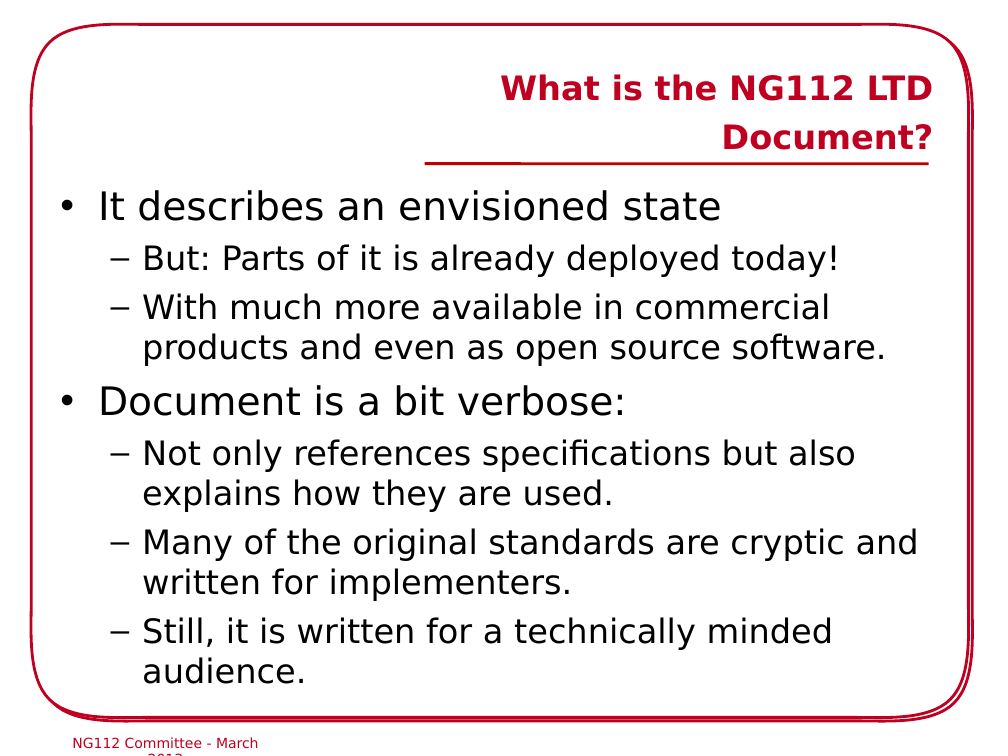
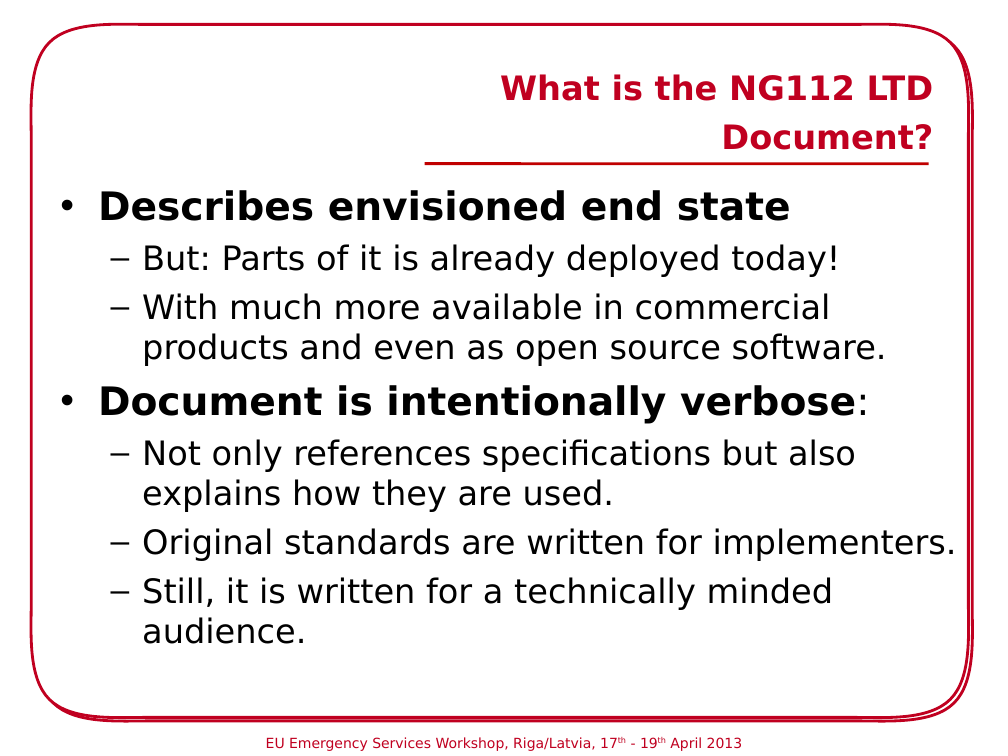
Before and after one commit to hannestschofenig/tschofenig-ids, a slide deck: slide 6 of eena-workshop-riga2013/NG112_Commitee_Riga.ppt. Drawn at 1008x756 pixels with LibreOffice and Linux fonts; fonts in the diff are those of the drawing; background and template pictures are left out. Boxes give left, top, right and bottom in pixels: in the first picture for what was removed or moved away, otherwise in the second. Text is boxed around its words. In the diff, an @@ line names an element or a change of style, - is before the commit and + after.

```diff
--- a/eena-workshop-riga2013/NG112_Commitee_Riga.ppt
+++ b/eena-workshop-riga2013/NG112_Commitee_Riga.ppt
@@ text at (x1=98, y1=190, x2=791, y2=221): text changed; bold on @@
-• It describes an envisioned state
+• Describes envisioned end state
@@ text at (x1=98, y1=385, x2=869, y2=424): text changed; bold on @@
-• Document is a bit verbose:
+• Document is intentionally verbose:
@@ text at (x1=142, y1=528, x2=957, y2=561): text changed @@
-  – Many of the original standards are cryptic and written for implementers.
+  – Original standards are written for implementers.
@@ text removed at (x1=72, y1=737, x2=259, y2=749) @@
-NG112 Committee - March 2013
@@ text added at (x1=266, y1=737, x2=743, y2=751), 10 pt, text #C00020 @@
+EU Emergency Services Workshop, Riga/Latvia, 17th - 19th April 2013
```
Also in this commit, not shown: 16 other slides changed, 1 slide added, 1 slide removed.
